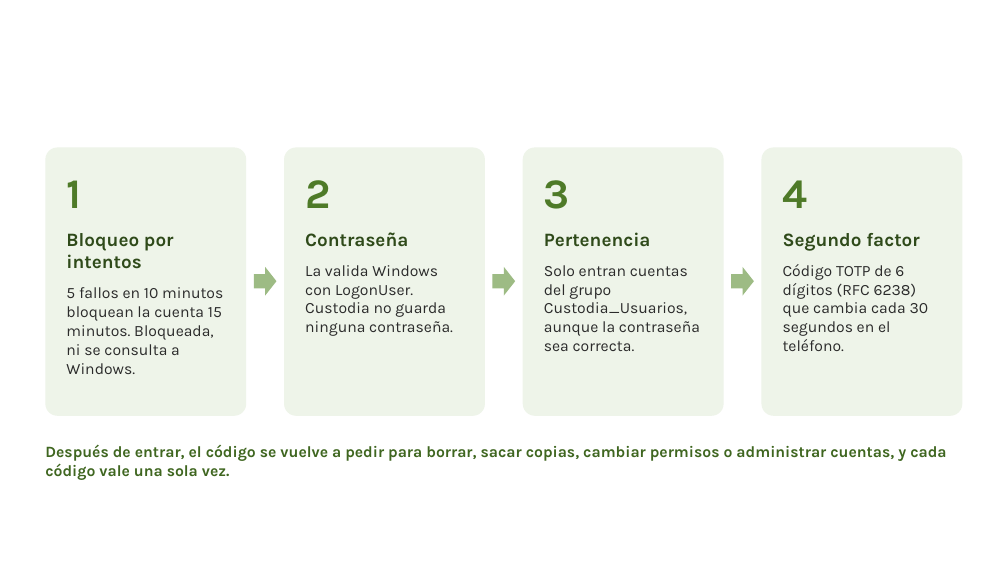
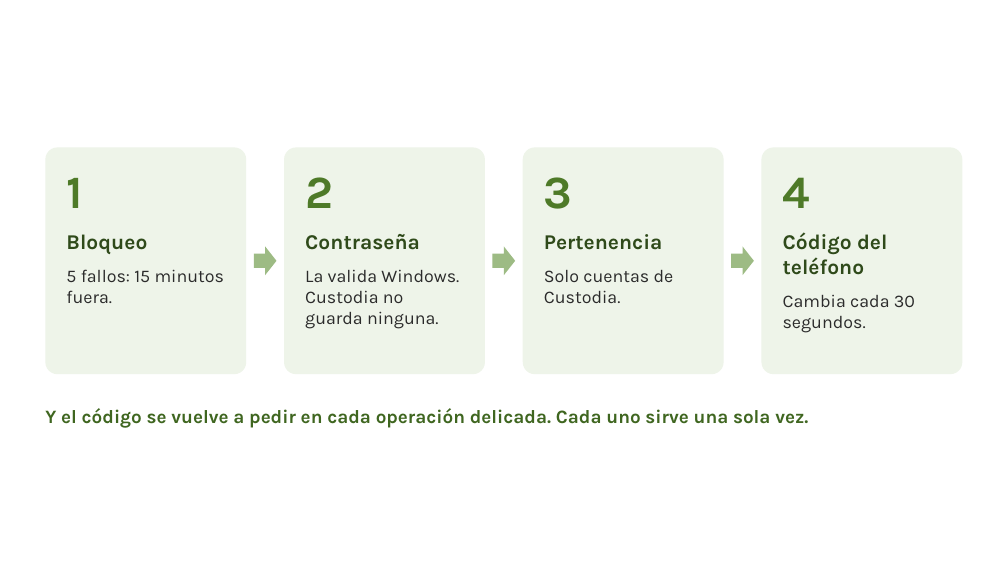
Before and after one commit to yanni2327/custodia, a slide deck: slide 6 of docs/Custodia_charla_TED.pptx. Drawn at 1008x567 pixels with LibreOffice and Linux fonts; fonts in the diff are those of the drawing; background and template pictures are left out. Boxes give left, top, right and bottom in pixels: in the first picture for what was removed or moved away, otherwise in the second. Text is boxed around its words. In the diff, an @@ line names an element or a change of style, - is before the commit and + after.

```diff
--- a/docs/Custodia_charla_TED.pptx
+++ b/docs/Custodia_charla_TED.pptx
@@ rounded rectangle: place and size @@
-rounded rectangle at (45,147,247,416)
+rounded rectangle at (45,147,247,374)
@@ rounded rectangle: place and size @@
-rounded rectangle at (284,147,485,416)
+rounded rectangle at (284,147,485,374)
@@ rounded rectangle: place and size @@
-rounded rectangle at (523,147,724,416)
+rounded rectangle at (523,147,724,374)
@@ rounded rectangle: place and size @@
-rounded rectangle at (761,147,963,416)
+rounded rectangle at (761,147,963,374)
@@ text at (66,178,82,208): size 40 to 44 pt in "1" @@
@@ text at (305,177,420,250): size 40 to 44 pt in "2"; size 18 to 20 pt in "Contraseña" @@
@@ text at (544,177,663,250): size 40 to 44 pt in "3"; size 18 to 20 pt in "Pertenencia" @@
@@ text at (783,177,810,208): size 40 to 44 pt in "4" @@
@@ text at (66,234,224,303): text changed; size 15 to 17 pt @@
-Bloqueo por intentos
-5 fallos en 10 minutos bloquean la cuenta 15 minutos. Bloqueada, ni se consulta a Windows.
+Bloqueo
+5 fallos: 15 minutos fuera.
@@ text at (783,232,915,333): text changed; size 15 to 17 pt @@
-Segundo factor
-Código TOTP de 6 dígitos (RFC 6238) que cambia cada 30 segundos en el teléfono.
+Código del teléfono
+Cambia cada 30 segundos.
@@ 3 right arrows: place and size @@
-3 right arrows at (254,267,754,296)
+3 right arrows at (254,247,754,275)
@@ text at (305,270,459,329): text changed; size 15 to 17 pt @@
-La valida Windows con LogonUser. Custodia no guarda ninguna contraseña.
+La valida Windows. Custodia no guarda ninguna.
@@ text at (544,270,674,303): text changed; size 15 to 17 pt @@
-Solo entran cuentas del grupo Custodia_Usuarios, aunque la contraseña sea correcta.
+Solo cuentas de Custodia.
@@ text at (45,408,808,428): text changed; size 15 to 18 pt @@
-Después de entrar, el código se vuelve a pedir para borrar, sacar copias, cambiar permisos o administrar cuentas, y cada código vale una sola vez.
+Y el código se vuelve a pedir en cada operación delicada. Cada uno sirve una sola vez.
```
Also in this commit, not shown: 5 other slides changed, 16 other files.
